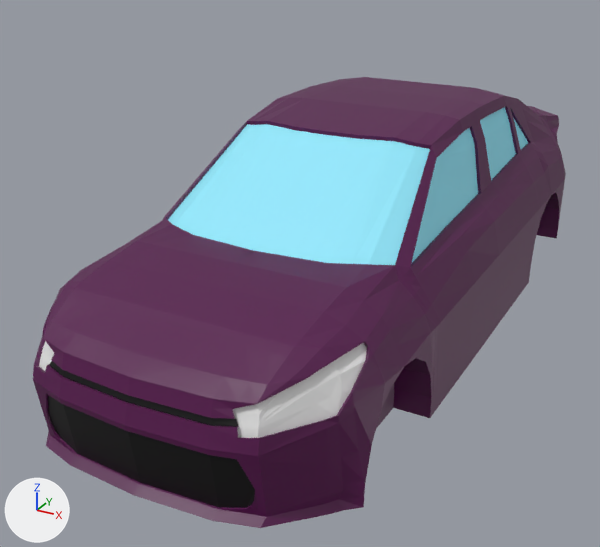
A saved change to the Blender file Modelos 3D/Kia Rio Sedan.blend.
Both versions are drawn from a 50 mm lens placed at (1.92, -2.75, 2.17), pointed at (-0.21, 1.13, 0.23). Every picture has the same lights, and +X, +Y and +Z are marked at lower left.

The first picture shows 'Cubo'.
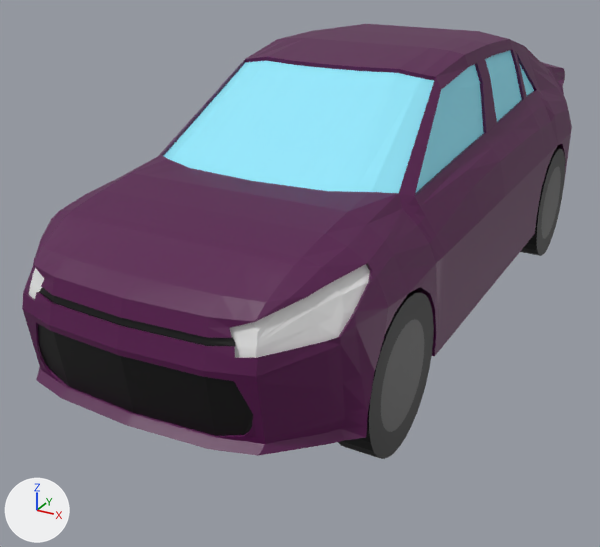
Pixel boxes [x1, y1, x2, y2] of what changed, in the pictures (600 x 547 px):
'Cubo', moved
    before: [33, 77, 566, 528]
    after: [22, 24, 572, 456]
'Círculo.002', added
    after: [338, 291, 434, 459]
    faces in mat_material_006 (black #000000): [338, 291, 434, 459]
    faces in mat_material_009 (dark grey #666666): [381, 319, 424, 432]
'Círculo.001', added
    after: [520, 148, 565, 256]
    faces in mat_material_007 (black #000000): [520, 148, 565, 256]
    faces in mat_material_008 (dark grey #666666): [541, 166, 561, 239]

Edits to the bpy script that builds the scene:
```text
Add mat_material_009:
    mat_material_009 = principled_material('Material.009')
    mat_material_009.base_color = (0.134, 0.134, 0.134)  # dark grey #666666
    mat_material_009.metallic = 1.0
Add mat_material_006:
    mat_material_006 = principled_material('Material.006')
    mat_material_006.base_color = (0.0, 0.0, 0.0)  # black #000000
Add mat_material_007:
    mat_material_007 = principled_material('Material.007')
    mat_material_007.base_color = (0.0, 0.0, 0.0)  # black #000000
Add mat_material_008:
    mat_material_008 = principled_material('Material.008')
    mat_material_008.base_color = (0.134, 0.134, 0.134)  # dark grey #666666
    mat_material_008.metallic = 1.0
Add me_círculo_002:
    me_círculo_002.from_pydata(...)  # 128 vertices, 67 faces; spans x -1.56..1.56, y -1.56..1.56, z 0.0..1.04
    # faces by material slot: [66, 1]
    me_círculo_002.materials.append(mat_material_006)  # black #000000
    me_círculo_002.materials.append(mat_material_009)  # dark grey #666666
Add me_círculo_001:
    me_círculo_001.from_pydata(...)  # 128 vertices, 67 faces; spans x -1.56..1.56, y -1.56..1.56, z 0.0..1.04
    # faces by material slot: [66, 1]
    me_círculo_001.materials.append(mat_material_007)  # black #000000
    me_círculo_001.materials.append(mat_material_008)  # dark grey #666666
Change ob_cubo:
    ob_cubo.location: (0.0, 1.498, 0.555) -> (0.0, 1.498, 0.893)
Add ob_círculo_002:
    ob_círculo_002 = bpy.data.objects.new('Círculo.002', me_círculo_002)
    ob_círculo_002.location = (0.669, 0.128, 0.363)
    ob_círculo_002.rotation_euler = (1.571, 0.0, 1.571)  # degrees (90, 0, 90)
    ob_círculo_002.scale = (0.226, 0.231, 0.162)
    _m = ob_círculo_002.modifiers.new('Simetrizar', 'MIRROR')
    _m.mirror_object = ob_cubo
Add ob_círculo_001:
    ob_círculo_001 = bpy.data.objects.new('Círculo.001', me_círculo_001)
    ob_círculo_001.location = (0.669, 2.69, 0.367)
    ob_círculo_001.rotation_euler = (1.571, 0.0, 1.571)  # degrees (90, 0, 90)
    ob_círculo_001.scale = (0.226, 0.231, 0.169)
    _m = ob_círculo_001.modifiers.new('Simetrizar', 'MIRROR')
    _m.mirror_object = ob_cubo
```
